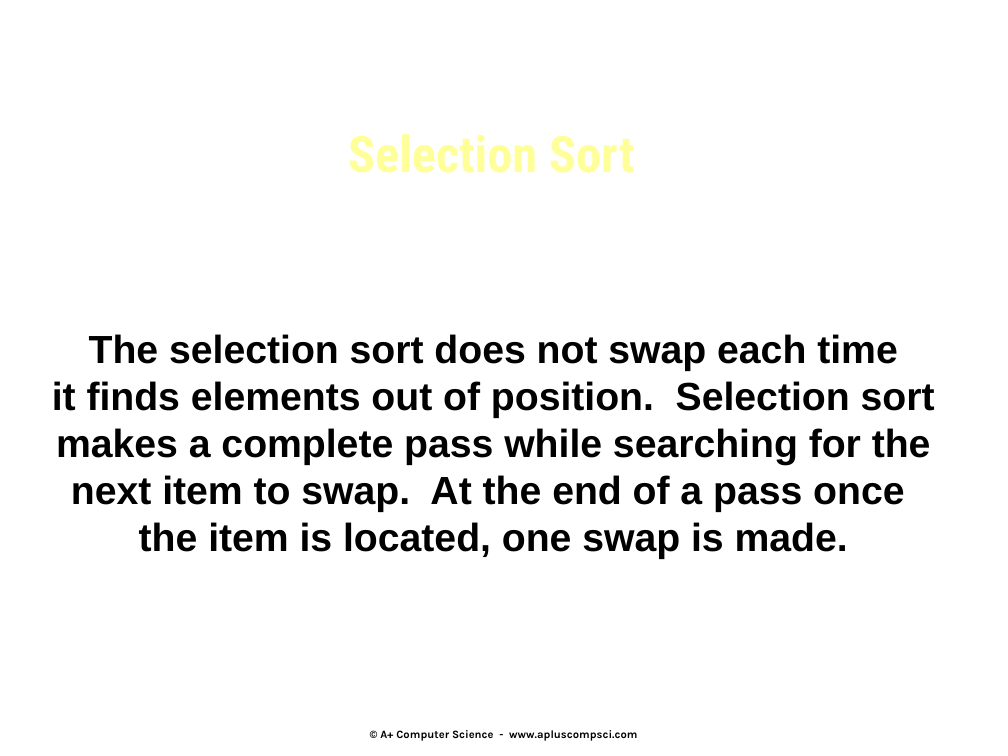
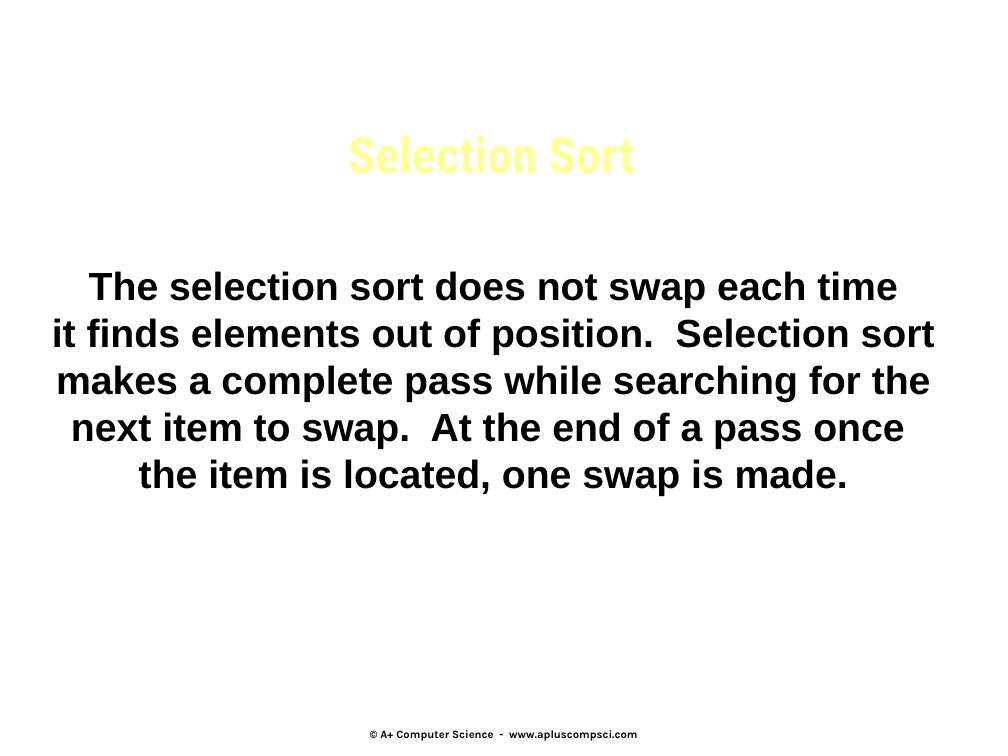
Before and after one commit to Cy-FairCS/cs3, a slide deck: slide 12 of u10b_sorts/notes/n2sorts.pptx. Drawn at 1008x756 pixels with LibreOffice and Linux fonts; fonts in the diff are those of the drawing. Boxes give left, top, right and bottom in pixels: in the first picture for what was removed or moved away, otherwise in the second. Text is boxed around its words. In the diff, an @@ line names an element or a change of style, - is before the commit and + after.

```diff
--- a/u10b_sorts/notes/n2sorts.pptx
+++ b/u10b_sorts/notes/n2sorts.pptx
@@ text "The selection sort does not ...": place and size @@
-text "The selection sort does not ..." at [52,334,935,559]
+text "The selection sort does not ..." at [52,271,935,496]
```
Also in this commit, not shown: 20 other slides changed, 2 slides removed.
